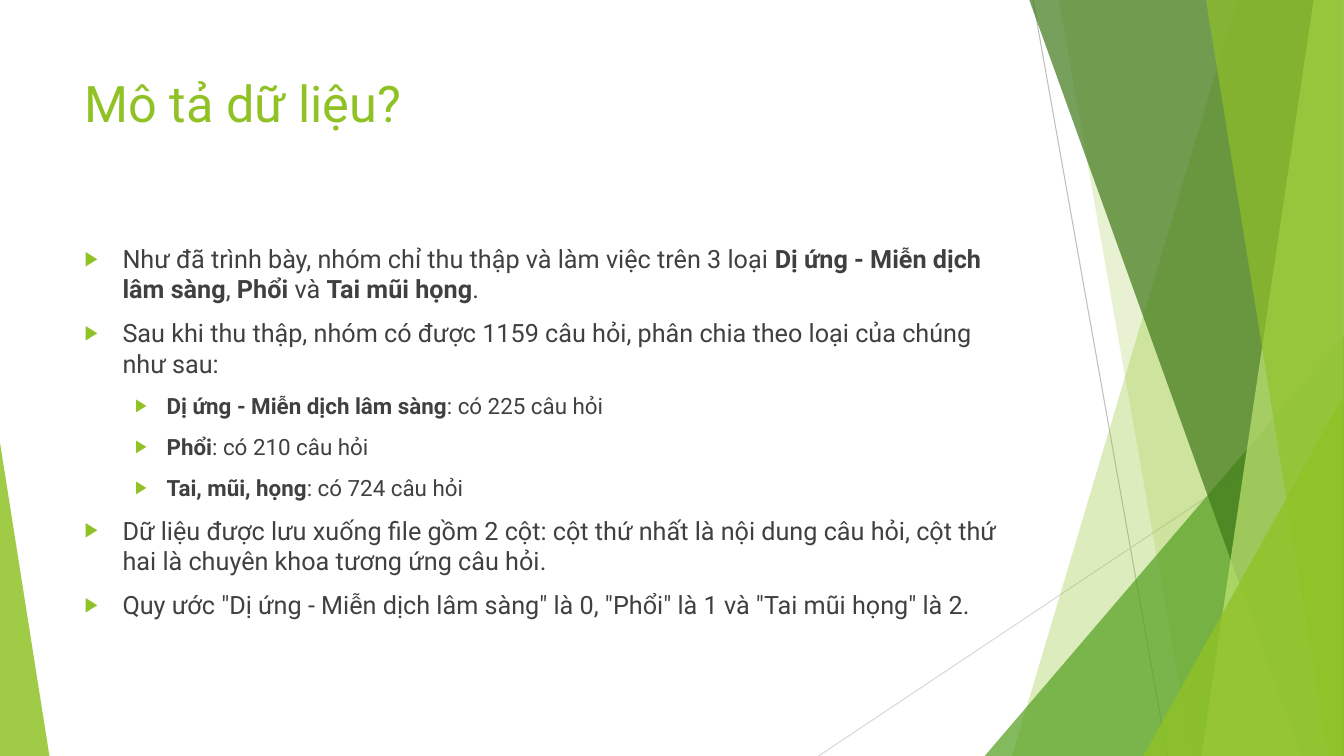
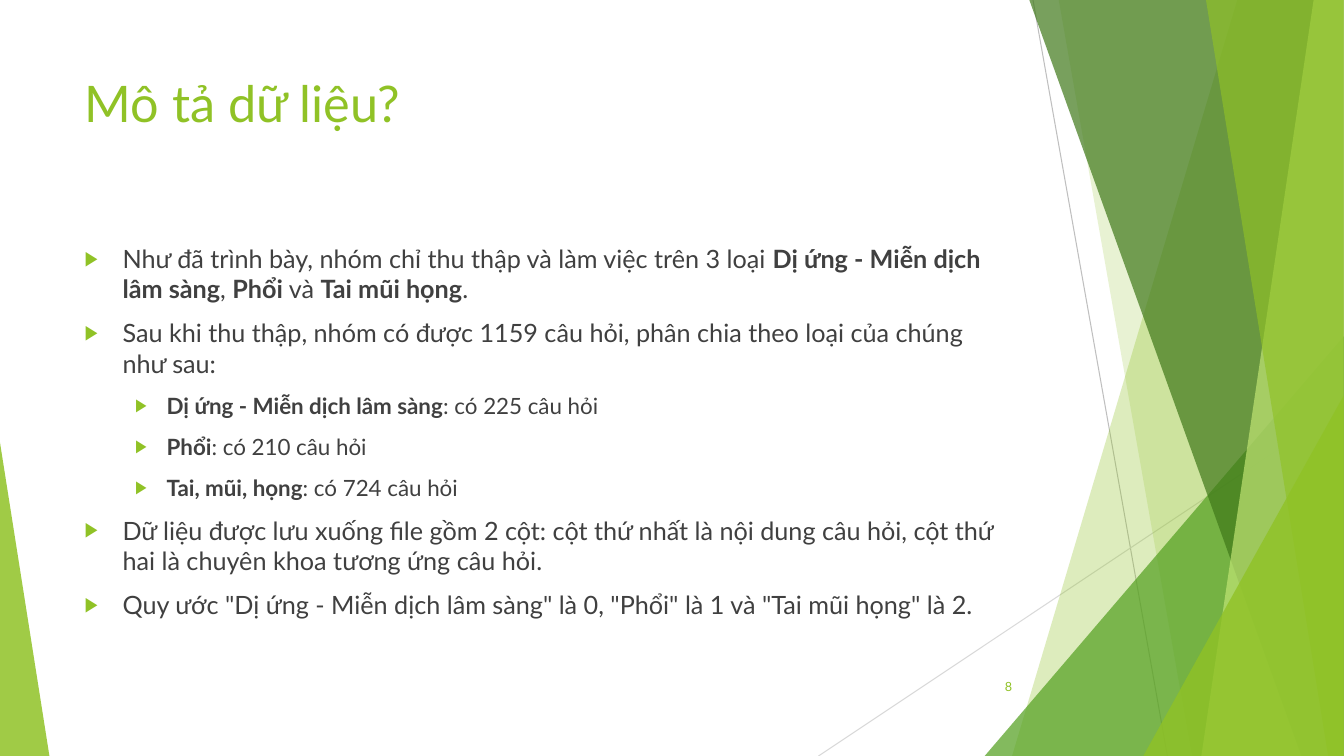
Before and after one commit to NhanCode/DataScienceFinalProject, a slide deck: slide 8 of DACK_Slide.pptx. Drawn at 1344x756 pixels with LibreOffice and Linux fonts; fonts in the diff are those of the drawing. Boxes give left, top, right and bottom in pixels: in the first picture for what was removed or moved away, otherwise in the second. Text is boxed around its words. In the diff, an @@ line names an element or a change of style, - is before the commit and + after.

```diff
--- a/DACK_Slide.pptx
+++ b/DACK_Slide.pptx
@@ title "Mô tả dữ liệu?" at bbox=[85, 85, 401, 131]: font Roboto to Lato @@
@@ text "Như đã trình bày, nhóm ..." at bbox=[123, 247, 994, 619]: font Roboto to Lato @@
@@ page number added at bbox=[1005, 682, 1012, 691], 9 pt, text #90C226 @@
+8
```
Also in this commit, not shown: 18 other slides changed, 3 slides added, 1 slide removed, 2 other files.
